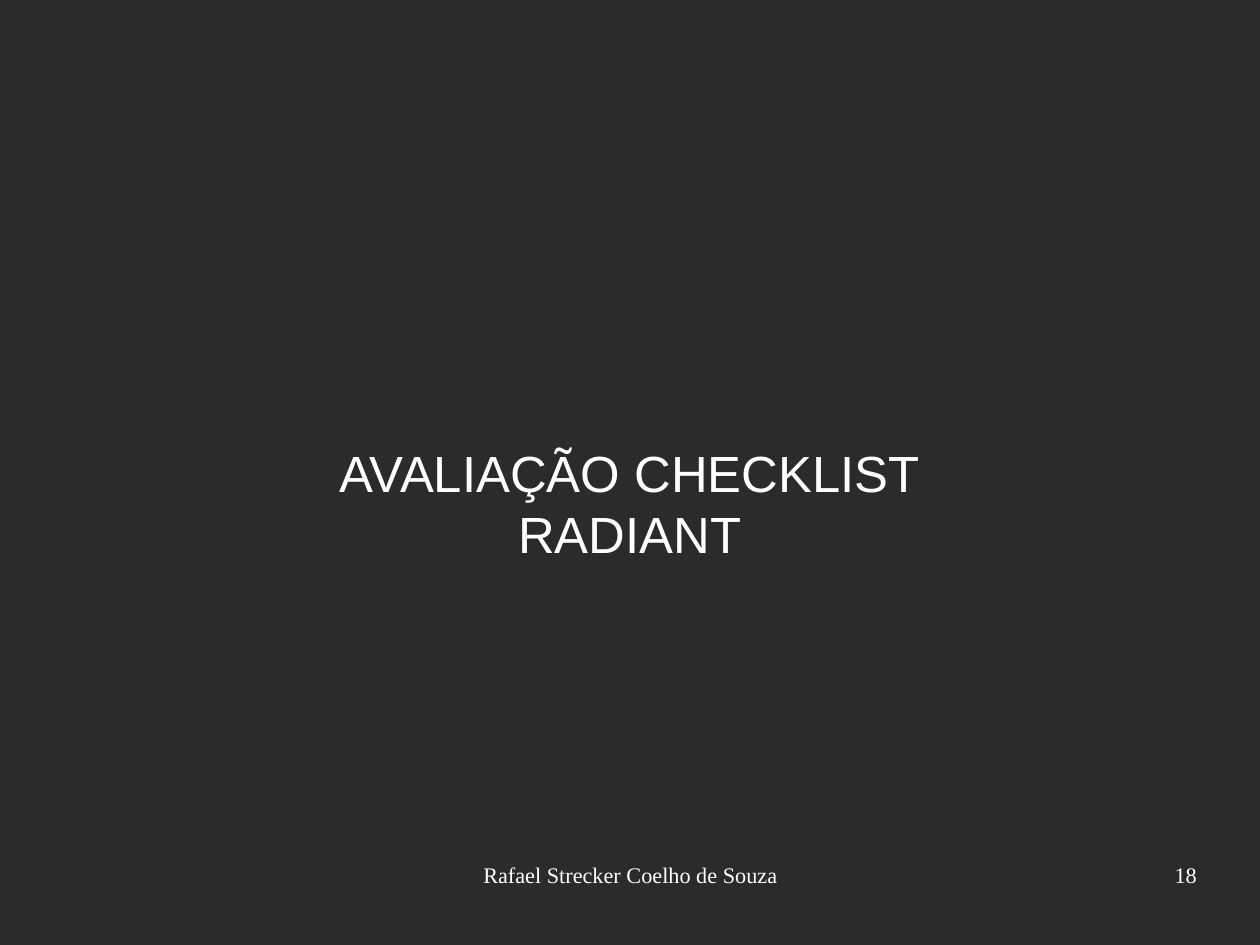
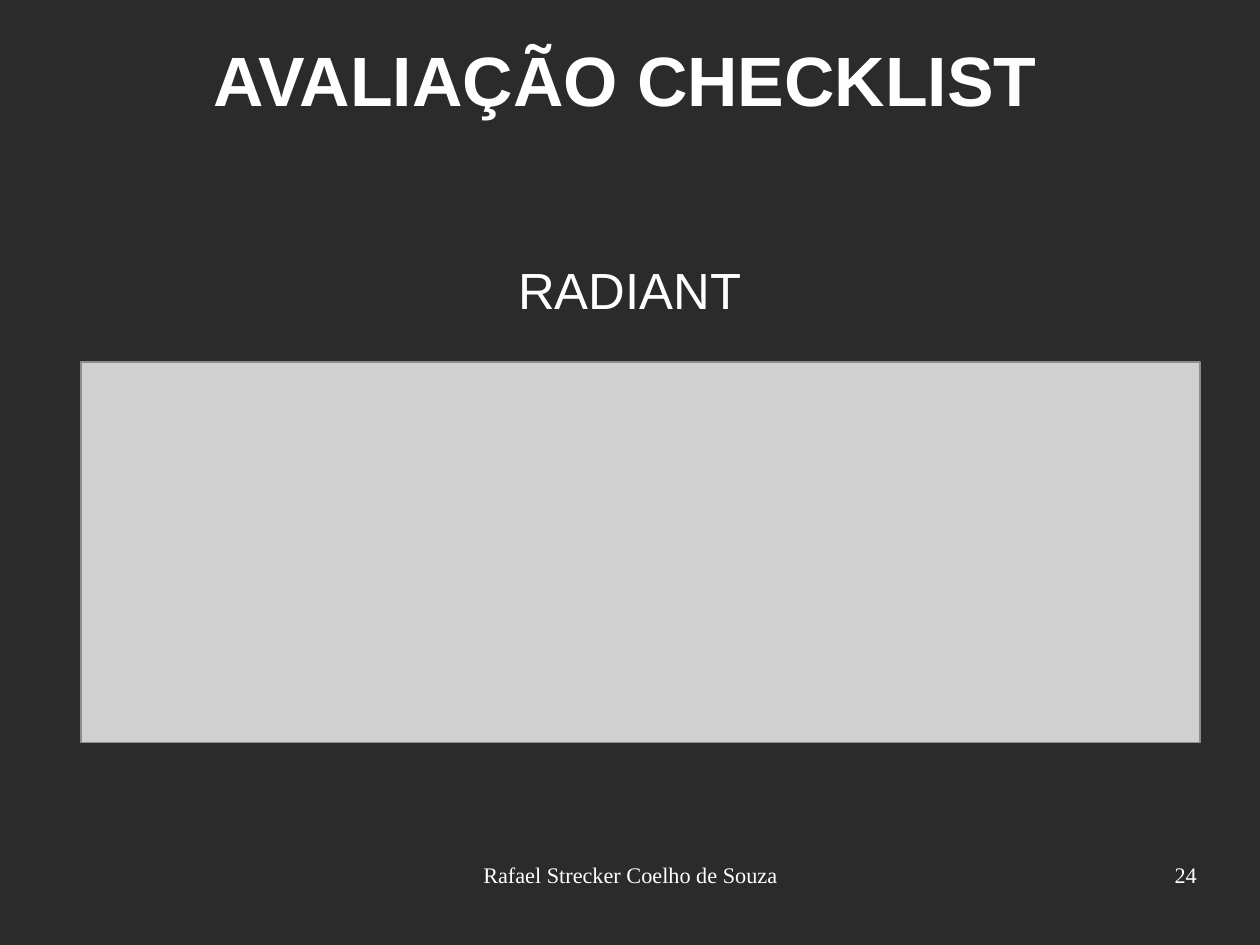
Before and after one commit to rafaelsouza/tcc, a slide deck: slide 24 of apresentacao/draft_apresentacao.odp (slide 18 before the commit). Drawn at 1260x945 pixels with LibreOffice and Linux fonts; fonts in the diff are those of the drawing; grey boxes stand for pictures; background and template pictures are left out; a plain dark background stands for a picture behind light text. Boxes give left, top, right and bottom in pixels: in the first picture for what was removed or moved away, otherwise in the second. Text is boxed around its words. In the diff, an @@ line names an element or a change of style, - is before the commit and + after.

```diff
--- a/apresentacao/draft_apresentacao.odp
+++ b/apresentacao/draft_apresentacao.odp
@@ title added at <box>213,51,1036,120</box>, 44 pt, text #FFFFFF, bold @@
+AVALIAÇÃO CHECKLIST
@@ picture added at <box>81,362,1201,743</box> @@
@@ subtitle at <box>340,451,919,502</box>: paragraph removed @@
-AVALIAÇÃO CHECKLIST
@@ page number at <box>1175,868,1197,883</box>: text changed @@
-18
+24
```
Also in this commit, not shown: 10 other slides changed, 6 slides added, 9 other files.
